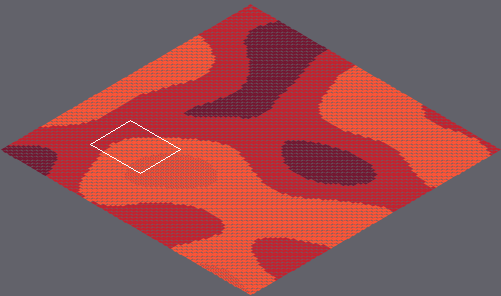
A Tiled map gets an edit: marswars/resources/mapAssets/tmap.tmx. The first picture is a wide view before the edit; the outline marks the close-up.
Close-up. The starting point:
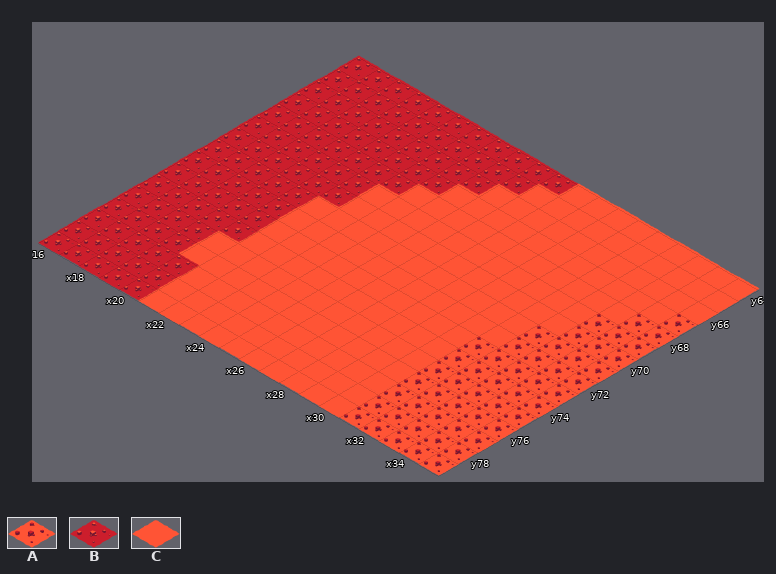
Cells are 55x32 px. Isometric: x runs down to the right, y down to the left. Shown: x 16..35, y 64..79. The commit also changed other parts of the map, which this record leaves out.
Key: from "tileset1": A 10 "mars006", B 11 "mars007", C 15 "tile001".
_ is an empty cell.
Layer "Tile Layer 1" before, first column x 16:
64 BBBBBBBBBBBCCCCCCCCC
65 BBBBBBBBBBCCCCCCCCCC
66 BBBBBBBBBCCCCCCCCCCC
67 BBBBBBBBCCCCCCCCCCCA
68 BBBBBBBCCCCCCCCCCCAA
69 BBBBBBCCCCCCCCCCCAAA
70 BBBBBBCCCCCCCCCCCAAA
71 BBBBBCCCCCCCCCCCAAAA
72 BBBBBCCCCCCCCCCCAAAA
73 BBBBBCCCCCCCCCCAAAAA
74 BBBBBCCCCCCCCCCAAAAA
75 BBBBCCCCCCCCCCCAAAAA
76 BBBBCCCCCCCCCCCAAAAA
77 BBBBBCCCCCCCCCCAAAAA
78 BBBBBCCCCCCCCCCAAAAA
79 BBBBBCCCCCCCCCCAAAAA
Once edited:
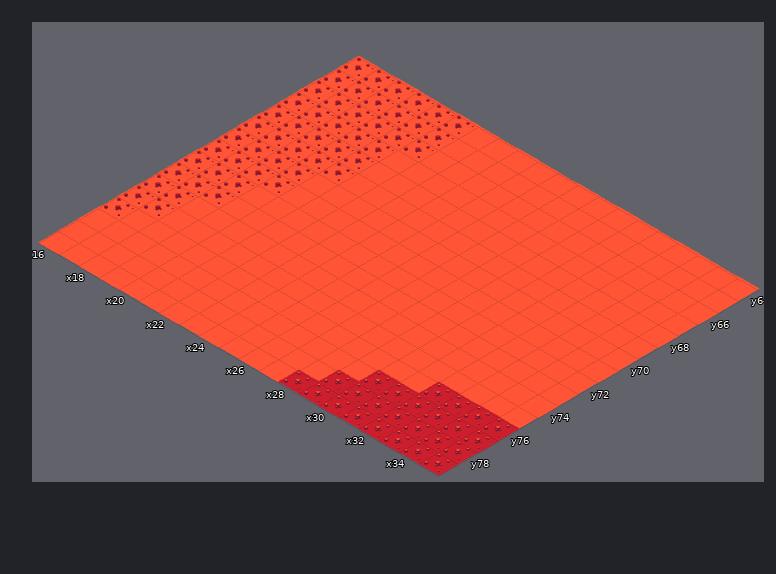
Changes in this commit:
Changed rows in their new state; . is an unchanged cell.
Layer "Tile Layer 1":
first column x 16:
64 AAAAAACCCCC.........
65 AAAAAACCCC..........
66 AAAAAACCC...........
67 AAAAACCC...........C
68 AAAAACC...........CC
69 AAAAAC...........CCC
70 AAAACC...........CCC
71 AAAAC...........CCCC
72 AAACC...........CCCC
73 AAACC..........CCCCC
74 AACCC..........CCCCC
75 AACC...........CCCCC
76 ACCC...........CBBBB
77 CCCCC.........BBBBBB
78 CCCCC........BBBBBBB
79 CCCCC.......BBBBBBBB
Changed places in both close-ups, as pixel boxes (x1, y1, x2, y2):
changed: (38, 55, 578, 301)
changed: (278, 313, 694, 476)
